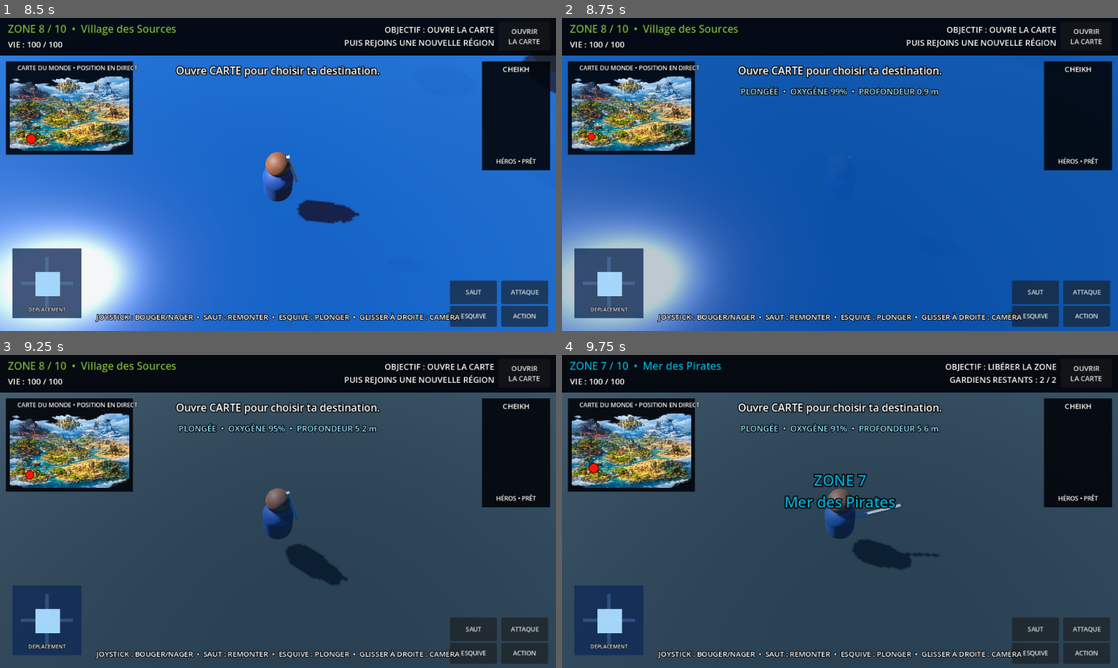
Above: before the commit, frames 1-4 (two rows, left to right).
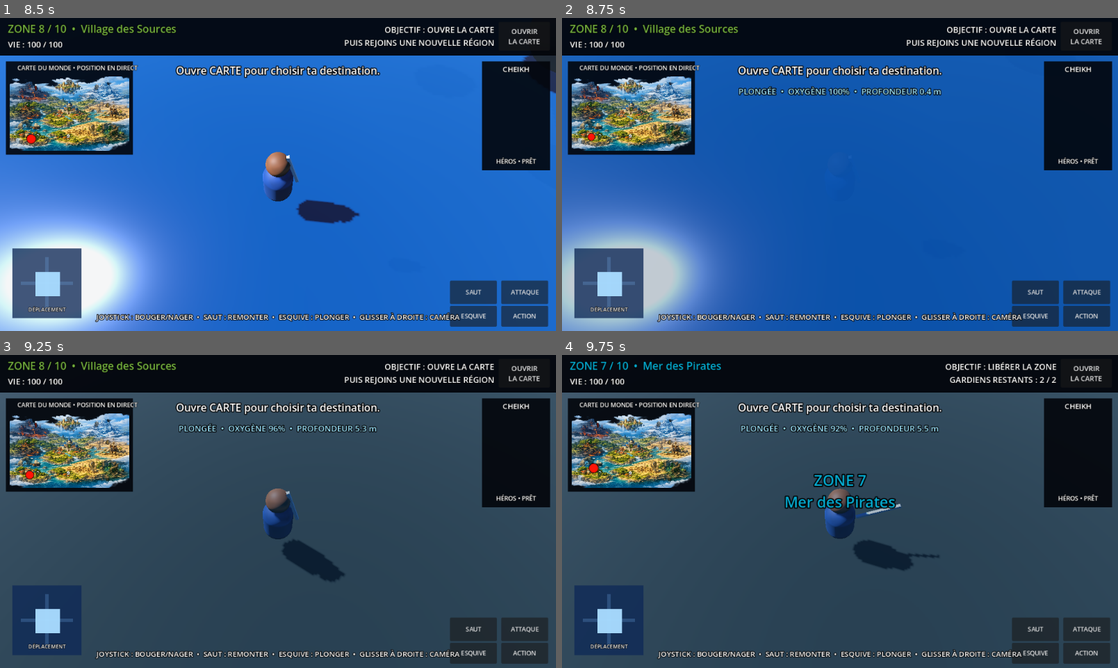
Above: after the commit, the same moments.

Repository: Chasmet/Zelda-like
Game: Godot game, scene res://scenes/main.tscn
The game is run twice, just before and just after one commit, with the same random seed, the same clock (stepped at 60 frames per second) and the same inputs.
Inputs (mouse positions are in pixels of both pictures, inside the frame that each line leads up to):
- Up to frame 1 (8.5 s): click "SAUT" at 0.5 s; click "ESQUIVE" at 1.25 s; click "OUVRIR LA CARTE" at 2 s; click "ATTAQUE" at 2.75 s; click "ACTION" at 3.5 s; click "FERMER LA CARTE" at 4.25 s; tap Enter at 5 s; move the mouse to (305, 174) at 5.02 s; hold Shift (dodge) 5.03-5.78 s; hold W (move_forward) from 5.03 s (still down); click (305, 174) at 5.17 s; tap Space (jump) at 5.27, 5.3, 5.57, 5.85, 6.02, 6.32, 7.52, 7.82 s; move the mouse to (250, 174) at 5.77 s; tap Shift (dodge) at 6.05, 7.35 s; move the mouse to (289, 168) at 6.52 s; hold Space (jump) 6.53-7.28 s; tap F (attack) at 6.6 s; move the mouse to (272, 180) at 7.27 s; click (272, 180) at 7.42 s; move the mouse to (316, 177) at 8.02 s; hold Space (jump) from 8.03 s (still down); tap E (interact) at 8.1 s
- Up to frame 2 (8.75 s): keep holding W (move_forward); keep holding Space (jump)
- Up to frame 3 (9.25 s): keep holding W (move_forward); move the mouse to (233, 508) at 8.77 s; release Space (jump) at 8.78 s; tap Ctrl (sprint) at 8.85 s; tap Space (jump) at 9.02 s; tap Shift (dodge) at 9.05 s
- Up to frame 4 (9.75 s): keep holding W (move_forward); tap Space (jump) at 9.32 s; move the mouse to (845, 511) at 9.52 s; hold Space (jump) from 9.53 s (still down); tap Z at 9.6 s; click (845, 511) at 9.67 s

Frame 1 is identical in both runs. In frame 2, 0.7% of the frame differs, in the area x 31-69%, y 21-25%; in frame 3, 0.2%; in frame 4, less than 0.1%.

Commit message:
Corriger le softlock eau-plage et sécuriser le respawn

Diff:
--- a/scripts/player_water.gd
+++ b/scripts/player_water.gd
@@ -19,10 +19,13 @@
 var last_safe_ground_position: Vector3 = Vector3.ZERO
 
 var _water_enabled: bool = false
+var _open_water_column: bool = false
+var _water_probe_timer: float = 0.0
 var _swim_vertical_override: float = 0.0
 var _swim_vertical_timer: float = 0.0
 var _drown_tick_timer: float = 1.0
 var _last_oxygen_report: int = -1
+var _respawning: bool = false
 
 
 func _ready() -> void:
@@ -37,6 +40,7 @@
 	water_bottom_y = bottom_y
 	water_bounds = bounds
 	_water_enabled = true
+	_open_water_column = _probe_open_water_column()
 	_refresh_water_flags()
 
 
@@ -47,7 +51,7 @@
 
 
 func request_swim_vertical(direction: float, duration: float = 0.42) -> void:
-	if not in_water:
+	if not in_water or _respawning:
 		return
 	_swim_vertical_override = clampf(direction, -1.0, 1.0)
 	_swim_vertical_timer = maxf(_swim_vertical_timer, duration)
@@ -64,6 +68,7 @@
 		"enabled": _water_enabled,
 		"in_water": in_water,
 		"underwater": underwater,
+		"open_water_column": _open_water_column,
 		"oxygen": oxygen,
 		"max_oxygen": max_oxygen,
 		"surface_y": water_surface_y,
@@ -71,7 +76,8 @@
 		"bounds": water_bounds,
 		"safe_position": last_safe_ground_position,
 		"vertical_override": _swim_vertical_override,
-		"vertical_timer": _swim_vertical_timer
+		"vertical_timer": _swim_vertical_timer,
+		"respawning": _respawning
 	}
 
 
@@ -82,11 +88,17 @@
 
 
 func _physics_process(delta: float) -> void:
+	_water_probe_timer = maxf(0.0, _water_probe_timer - delta)
+	if _water_probe_timer <= 0.0:
+		_update_water_probe()
 	_refresh_water_flags()
+
 	if not in_water:
 		super._physics_process(delta)
+		_update_water_probe()
 		_refresh_water_flags()
-		if not in_water and is_on_floor() and global_position.is_finite():
+		_recover_oxygen_on_land(delta)
+		if not in_water and _is_safe_ground_position():
 			last_safe_ground_position = global_position
 		return
 
@@ -161,9 +173,19 @@
 	_last_position_after_slide = global_position
 	_last_slide_count = get_slide_collision_count()
 
-	if global_position.y > water_surface_y - 0.58:
-		global_position.y = water_surface_y - 0.58
+	_update_water_probe()
+	_refresh_water_flags()
+	if not in_water:
+		_update_model_animation()
+		return
+
+	# Le plafond de nage n'est appliqué qu'en pleine eau. Il ne peut donc plus
+	# téléporter le héros sous une plage ou à l'intérieur d'un terrain.
+	var surface_ceiling := water_surface_y - 0.42
+	if _open_water_column and global_position.y > surface_ceiling:
+		global_position.y = surface_ceiling
 		velocity.y = minf(velocity.y, 0.0)
+
 	if global_position.y < water_bottom_y - 0.35:
 		_respawn()
 		return
@@ -175,12 +197,49 @@
 
 func dodge() -> void:
 	if in_water:
-		if dodge_cooldown > 0.0 or not can_control:
+		if dodge_cooldown > 0.0 or not can_control or _respawning:
 			return
 		dodge_cooldown = 0.28
 		request_swim_vertical(-1.0, 0.52)
 		return
 	super.dodge()
+
+
+func _update_water_probe() -> void:
+	_open_water_column = _probe_open_water_column()
+	_water_probe_timer = 0.08
+
+
+func _probe_open_water_column() -> bool:
+	if not _water_enabled or water_bounds.size.x <= 0.0 or water_bounds.size.y <= 0.0:
+		return false
+	if not water_bounds.has_point(Vector2(global_position.x, global_position.z)):
+		return false
+	if get_world_3d() == null:
+		return false
+
+	var ray_from := Vector3(global_position.x, water_surface_y + 48.0, global_position.z)
+	var ray_to := Vector3(global_position.x, water_bottom_y - 2.0, global_position.z)
+	var excluded: Array = [get_rid()]
+
+	# Ignore les personnages qui pourraient se trouver exactement au-dessus de
+	# la colonne testée. Le premier décor solide détermine si la colonne est une
+	# plage/route ou de l'eau ouverte jusqu'au fond marin.
+	for _attempt in range(6):
+		var query := PhysicsRayQueryParameters3D.create(ray_from, ray_to, 1)
+		query.exclude = excluded
+		query.collide_with_areas = false
+		query.collide_with_bodies = true
+		var hit: Dictionary = get_world_3d().direct_space_state.intersect_ray(query)
+		if hit.is_empty():
+			return true
+		var collider = hit.get("collider")
+		if collider is CharacterBody3D:
+			excluded.append(collider.get_rid())
+			continue
+		var hit_position: Vector3 = hit.get("position", ray_to)
+		return hit_position.y < water_surface_y - 0.22
+	return false
 
 
 func _refresh_water_flags() -> void:
@@ -189,10 +248,29 @@
 	var inside_horizontal := false
 	if _water_enabled and water_bounds.size.x > 0.0 and water_bounds.size.y > 0.0:
 		inside_horizontal = water_bounds.has_point(Vector2(global_position.x, global_position.z))
-	in_water = _water_enabled and inside_horizontal and global_position.y <= water_surface_y + 0.35 and global_position.y >= water_bottom_y - 1.0
+
+	var valid_height := global_position.y >= water_bottom_y - 1.0
+	if previous_in_water:
+		in_water = _water_enabled and inside_horizontal and _open_water_column and valid_height and global_position.y <= water_surface_y + 0.25
+	else:
+		# L'entrée en nage exige désormais d'être réellement sous la surface et
+		# au-dessus d'une colonne d'eau, pas simplement sur une plage basse.
+		in_water = _water_enabled and inside_horizontal and _open_water_column and valid_height and global_position.y <= water_surface_y - 0.05
+
 	underwater = in_water and global_position.y + 1.58 < water_surface_y - 0.10
 	if previous_in_water != in_water or previous_underwater != underwater:
 		water_state_changed.emit(in_water, underwater)
+
+
+func _is_safe_ground_position() -> bool:
+	return is_on_floor() and not _open_water_column and global_position.is_finite() and global_position.y > water_surface_y + 0.65
+
+
+func _recover_oxygen_on_land(delta: float) -> void:
+	if oxygen < max_oxygen:
+		oxygen = minf(max_oxygen, oxygen + delta * 5.0)
+		_emit_oxygen_if_needed()
+	_drown_tick_timer = 1.0
 
 
 func _update_oxygen(delta: float) -> void:
@@ -219,22 +297,33 @@
 
 
 func _respawn() -> void:
+	if _respawning:
+		return
+	_respawning = true
 	can_control = false
 	velocity = Vector3.ZERO
 	var respawn_position := last_safe_ground_position if last_safe_ground_position.is_finite() else spawn_position
-	global_position = respawn_position
+	if not respawn_position.is_finite():
+		respawn_position = Vector3.ZERO
+	global_position = respawn_position + Vector3.UP * 0.18
 	spawn_position = respawn_position
 	health = max_health
 	oxygen = max_oxygen
 	in_water = false
 	underwater = false
+	_open_water_column = false
+	_water_probe_timer = 0.0
 	_swim_vertical_timer = 0.0
 	_swim_vertical_override = 0.0
 	health_changed.emit(health, max_health)
+	water_state_changed.emit(false, false)
 	_emit_oxygen_if_needed(true)
 	if is_instance_valid(_model_animator):
 		_model_animator.reset_pose()
-	await get_tree().create_timer(0.35).timeout
+	await get_tree().physics_frame
+	await get_tree().physics_frame
+	await get_tree().create_timer(0.25).timeout
+	_respawning = false
 	can_control = true
 
 
